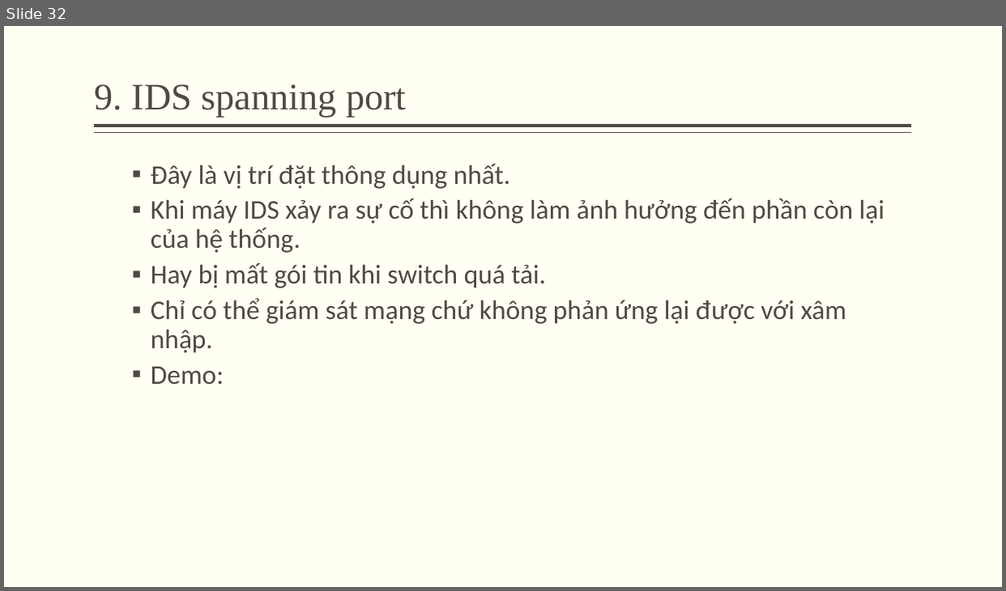
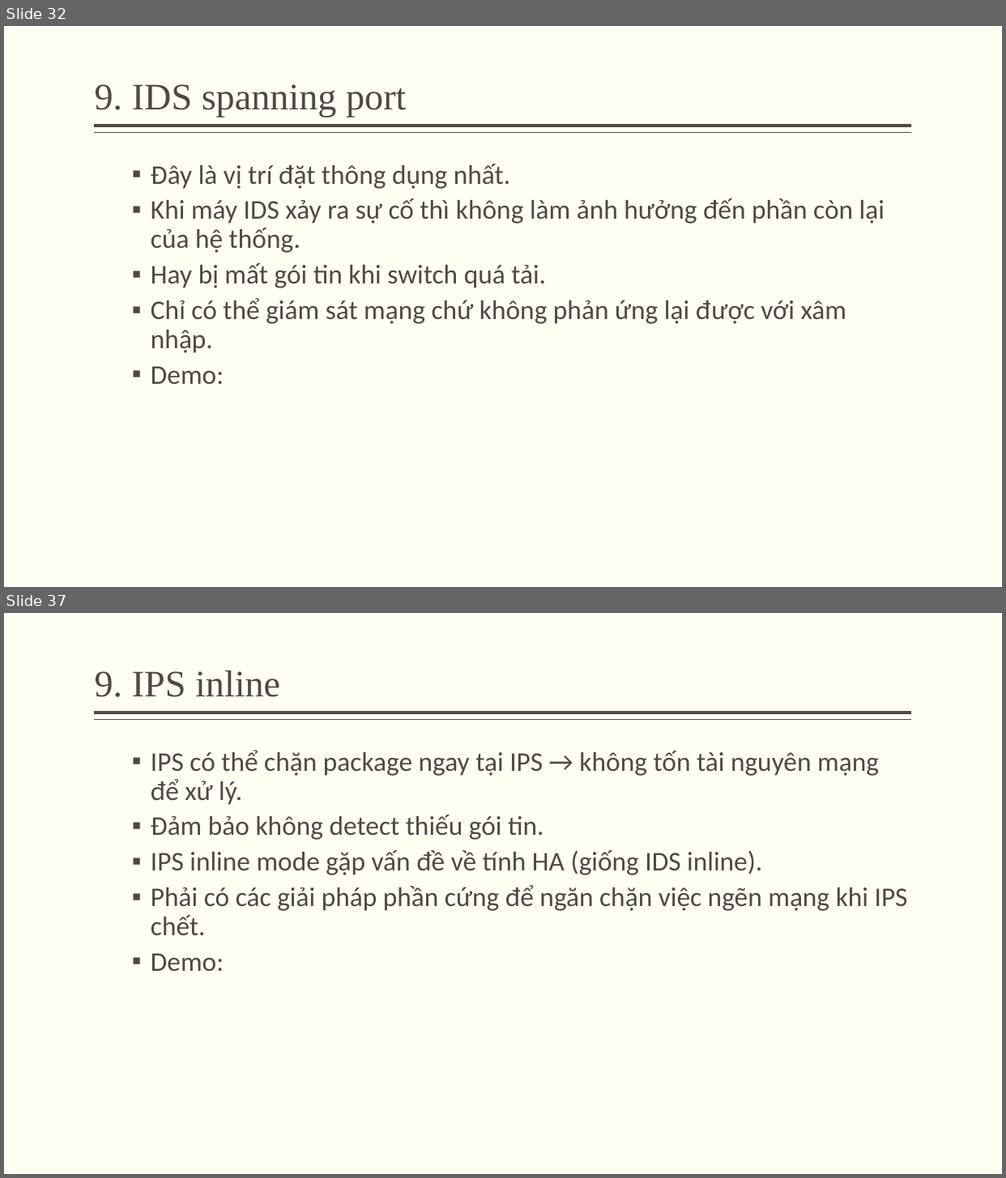
Before and after one commit to minhquan1418/do_an_ATMNC, a slide deck: silde.pptx. Shown one above the other, each under a label of ours: slide 32 before the commit, slides 32 and 37 after it; the slides between them are not shown. The pictures are 1006x591 and 1006x1178 pixels, drawn with LibreOffice and Linux fonts; fonts in the diff are those of the drawing. Boxes give left, top, right and bottom in pixels: in the first picture for what was removed or moved away, otherwise in the second. Text is boxed around its words. In the diff, an @@ line names an element or a change of style, - is before the commit and + after.

```diff
--- a/silde.pptx
+++ b/silde.pptx
@@ slide 37 added at [4, 613, 1002, 1174], background #FFFFF3; not listed: 2 template elements that a slide beside it also shows @@
@@ title added at [95, 671, 280, 697], 36 pt, text #514843 @@
+9. IPS inline
@@ text added at [151, 750, 908, 971], 26 pt, text #514843 @@
+  ▪ IPS có thể chặn package ngay tại IPS → không tốn tài nguyên mạng để xử lý.
+  ▪ Đảm bảo không detect thiếu gói tin.
+  ▪ IPS inline mode gặp vấn đề về tính HA (giống IDS inline).
+  ▪ Phải có các giải pháp phần cứng để ngăn chặn việc ngẽn mạng khi IPS chết.
+  ▪ Demo:
```
Also in this commit, not shown: 8 other slides added, 10 slides removed, 1 other file.
